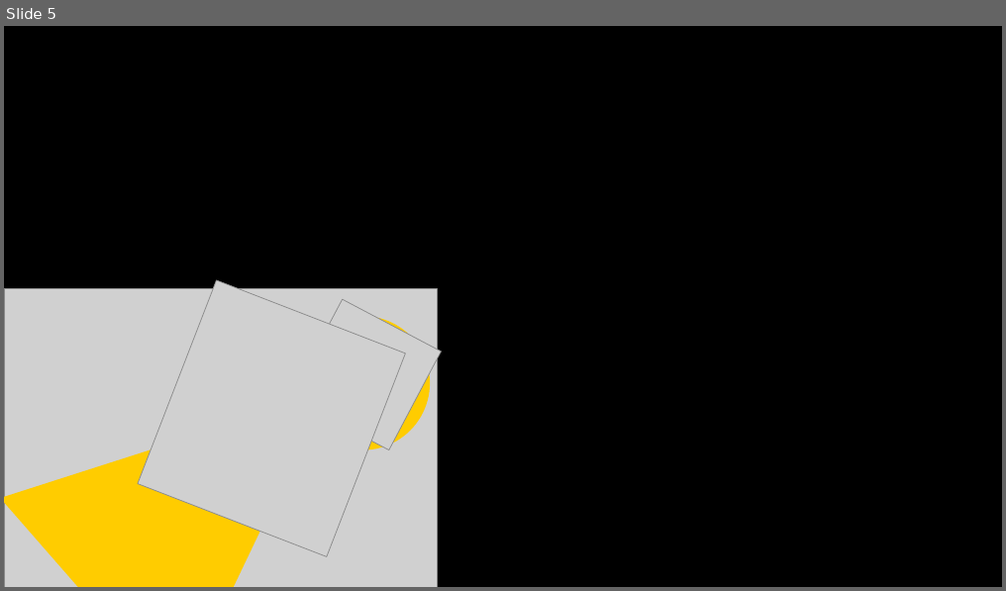
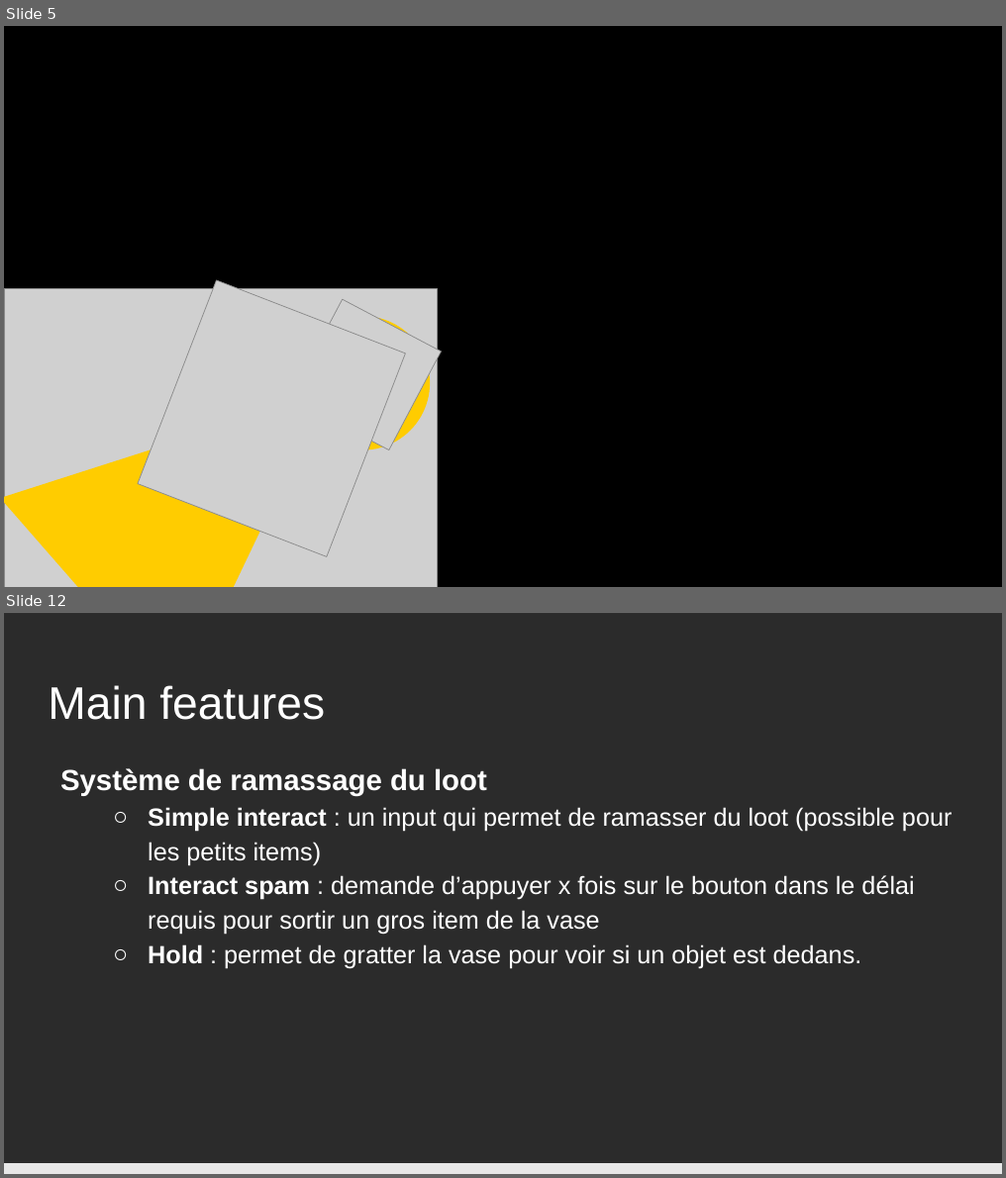
Before and after one commit to KevinBachelierBart/TPGeneraux, a slide deck: PrésentationSintaZaranie.pptx. Shown one above the other, each under a label of ours: slide 5 before the commit, slides 5 and 12 after it; the slides between them are not shown. The pictures are 1006x591 and 1006x1178 pixels, drawn with LibreOffice and Linux fonts; fonts in the diff are those of the drawing; grey boxes stand for pictures; background and template pictures are left out; a plain dark background stands for a picture behind light text. Boxes give left, top, right and bottom in pixels: in the first picture for what was removed or moved away, otherwise in the second. Text is boxed around its words. In the diff, an @@ line names an element or a change of style, - is before the commit and + after.

```diff
--- a/PrésentationSintaZaranie.pptx
+++ b/PrésentationSintaZaranie.pptx
@@ slide 12 added at <box>4,613,1002,1174</box>, background picture (left out) @@
@@ title added at <box>48,685,325,720</box>, 44 pt, text #FFFFFF @@
+Main features
@@ text added at <box>60,768,951,969</box>, 24 pt, text #FFFFFF @@
+Système de ramassage du loot
+  ○ Simple interact : un input qui permet de ramasser du loot (possible pour les petits items)
+  ○ Interact spam : demande d’appuyer x fois sur le bouton dans le délai requis pour sortir un gros item de la vase
+  ○ Hold : permet de gratter la vase pour voir si un objet est dedans.
@@ rectangle added at <box>4,1164,1002,1174</box>, fill #E8E8E8 @@
```
Also in this commit, not shown: 2 slides changed, 12 other slides added, 1 other file.
